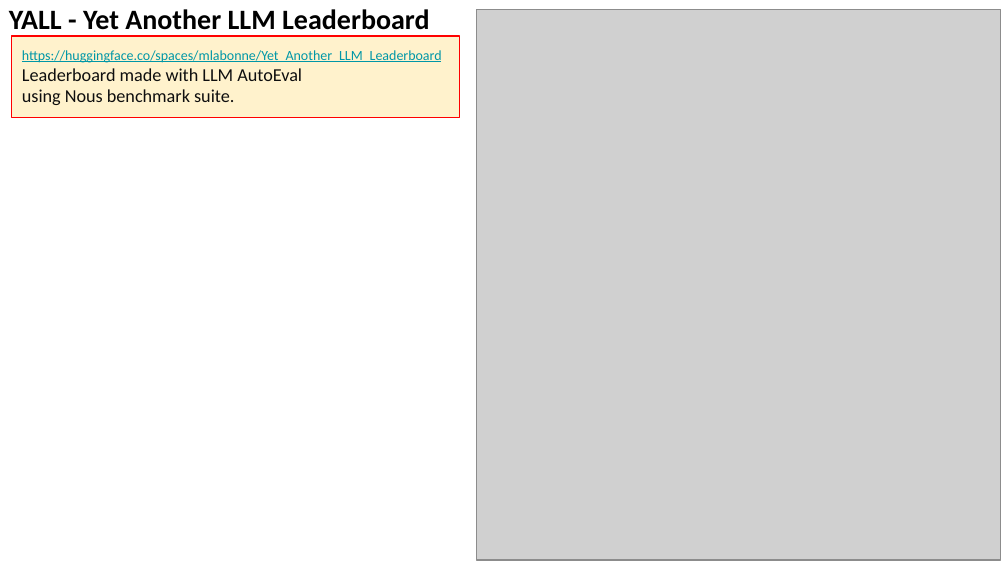
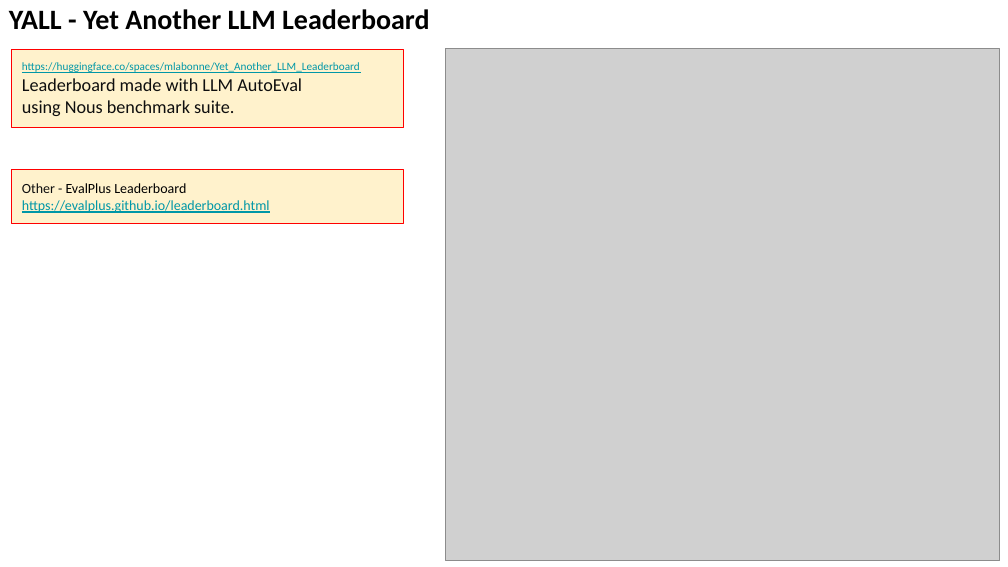
Before and after one commit to lselector/seminar, a slide deck: slide 31 of 2024/2024-01-19-AI-Updates.pptx (slide 30 before the commit). Drawn at 1008x567 pixels with LibreOffice and Linux fonts; fonts in the diff are those of the drawing; grey boxes stand for pictures. Boxes give left, top, right and bottom in pixels: in the first picture for what was removed or moved away, otherwise in the second. Text is boxed around its words. In the diff, an @@ line names an element or a change of style, - is before the commit and + after.

```diff
--- a/2024/2024-01-19-AI-Updates.pptx
+++ b/2024/2024-01-19-AI-Updates.pptx
@@ rectangle "https://huggingface.co/spaces/mlabonne/Yet_Another_LLM_Leade ...": place and size @@
-rectangle "https://huggingface.co/spaces/mlabonne/Yet_Another_LLM_Leade ..." at box(12, 36, 460, 118)
+rectangle "https://huggingface.co/spaces/mlabonne/Yet_Another_LLM_Leade ..." at box(12, 49, 403, 127)
@@ picture: place and size @@
-picture at box(477, 9, 1001, 559)
+picture at box(446, 48, 1000, 560)
@@ text in rectangle at box(22, 62, 360, 73): size 10 to 8 pt in "https://huggingface.co/spaces/mlabonne/Yet_Another_LLM_Leade ..." @@
@@ rectangle added at box(12, 169, 403, 224), fill #FFF2CC, outline #FF0000 0.75 pt, 10 pt, text #0097A7, underline @@
+Other - EvalPlus Leaderboard
+https://evalplus.github.io/leaderboard.html
```
Also in this commit, not shown: 11 other slides changed, 2 slides added, 5 slides removed.
